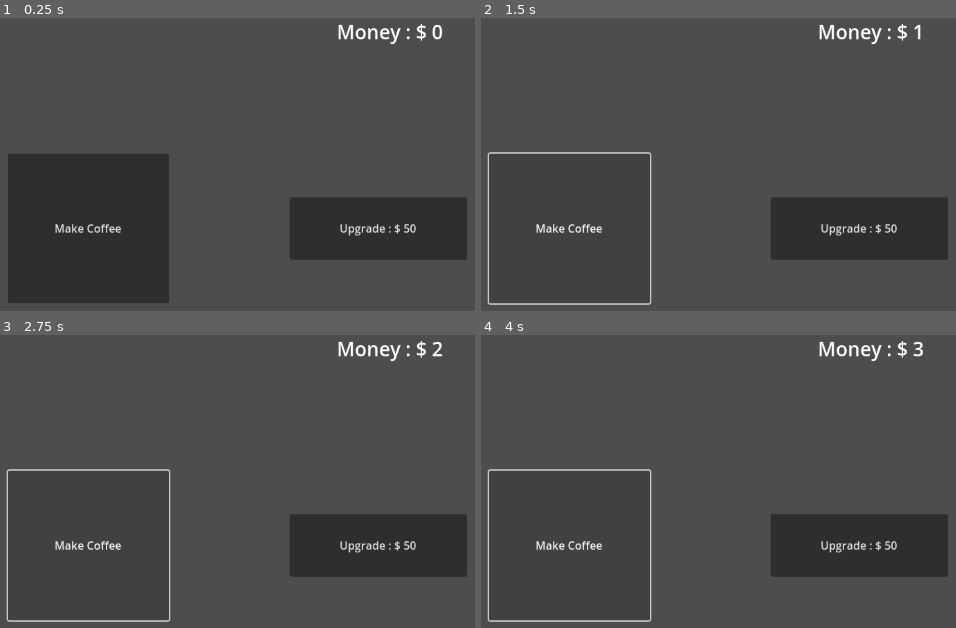
Above: before the commit, frames 1-4 (two rows, left to right).
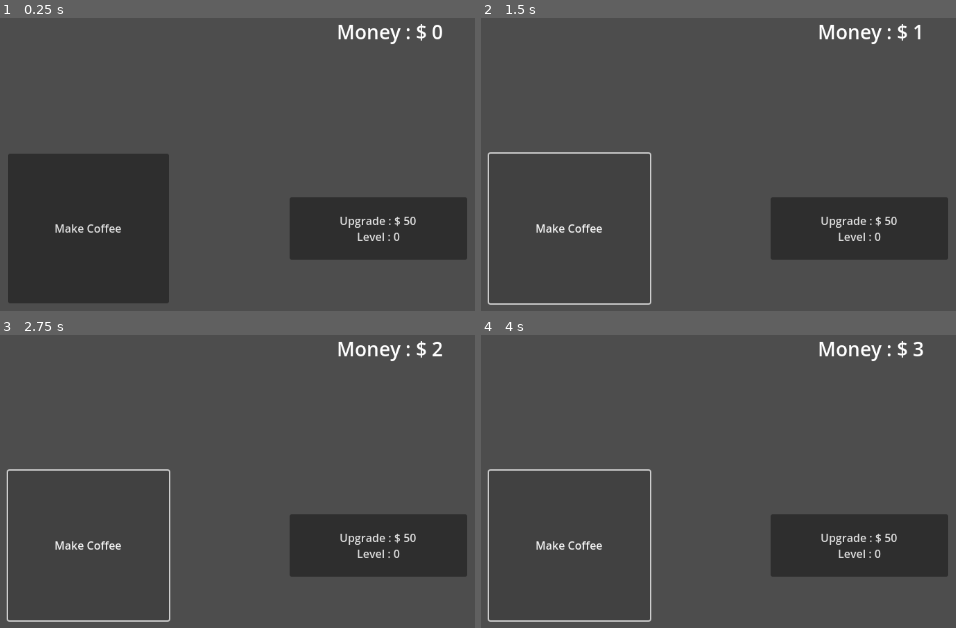
Above: after the commit, the same moments.

Repository: 2024-25-Allen-ISD-Computer-Science/5th-period-isp-coffee-clicker-game
Game: Godot game, scene res://prototype_clicker.tscn
Two runs of this game, one before a commit and one after it. Both use one fixed random seed, a clock stepped at 60 frames per second and the inputs below.
Inputs:
- Up to frame 1 (0.25 s): no input
- Up to frame 2 (1.5 s): click "Upgrade : $ 50" (after the commit: "Upgrade : $ 50 Level : 0") at 0.5 s; click "Make Coffee" at 1.25 s
- Up to frame 3 (2.75 s): click "Make Coffee" at 2 s
- Up to frame 4 (4 s): click "Upgrade : $ 50" (after the commit: "Upgrade : $ 50 Level : 0") at 2.75 s; click "Make Coffee" at 3.5 s

The runs differ from the first frame. In frame 1, 0.6% of the frame differs, in the area x 71-88%, y 67-77%; in frame 2, 0.6%; in frame 3, 0.6%; in frame 4, 0.6%.

Commit message:
Add files via upload

Diff:
--- a/Coffee Clicker Stuff/coffee-clicker/prototype_clicker.tscn
+++ b/Coffee Clicker Stuff/coffee-clicker/prototype_clicker.tscn
@@ -56,7 +56,8 @@
 offset_bottom = 45.0
 grow_horizontal = 0
 grow_vertical = 2
-text = "Upgrade : <value>"
+text = "Upgrade : <value>
+Level: <value>"
 
 [connection signal="pressed" from="Button" to="." method="_on_button_pressed"]
 [connection signal="pressed" from="Upgrade" to="." method="_on_upgrade_pressed"]
--- a/Coffee Clicker Stuff/coffee-clicker/scripts/prototype_clicker.gd
+++ b/Coffee Clicker Stuff/coffee-clicker/scripts/prototype_clicker.gd
@@ -11,6 +11,12 @@
 
 var upgradeCost : int = 50
 
+var upgradeAmount : int = 1
+
+var upgradeCostScale : int = 25
+
+var level : int = 0
+
 @onready var upgrade : Button = get_node("Upgrade")
 
 
@@ -18,6 +24,12 @@
 func _ready() -> void:
 	update_label_text()
 	update_upgrade_text()
+
+# makes upgrade cost increase more on upgrade
+# makes upgrade amount increase more on upgrade
+func scale_upgrade() -> void:
+	upgradeCostScale *= 4
+	upgradeAmount *= 2
 
 
 # function for when the make coffee button is pressed
@@ -38,16 +50,19 @@
 
 # updates the upgrade cost displayed
 func update_upgrade_text() -> void:
-	upgrade.text = "Upgrade : $ %s" %upgradeCost
+	upgrade.text = ("Upgrade : $ %s" %upgradeCost) + ("\nLevel : %s" %level)
 
 
 # makes your coffee worth more money and upgrades cost more
 func upgrade_coffee() -> void:
-	coffeeValue += 1
+	level += 1
+	coffeeValue += upgradeAmount
 	money -= upgradeCost
-	upgradeCost *= 1.25
+	upgradeCost += upgradeCostScale
 	update_upgrade_text()
 	update_label_text()
+	if level % 10 == 0:
+		scale_upgrade()
 
 
 # upgrades coffee if you have enough money
